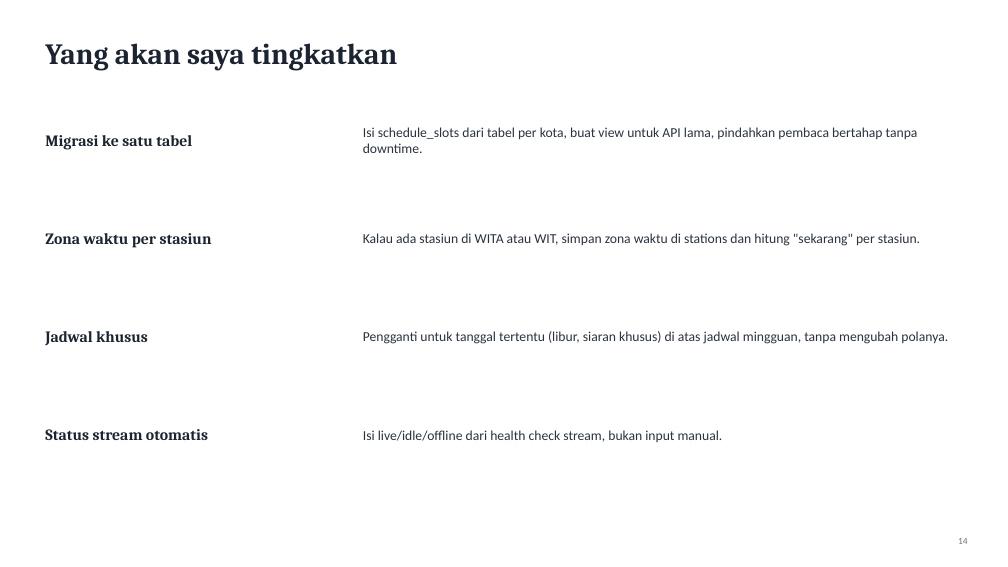
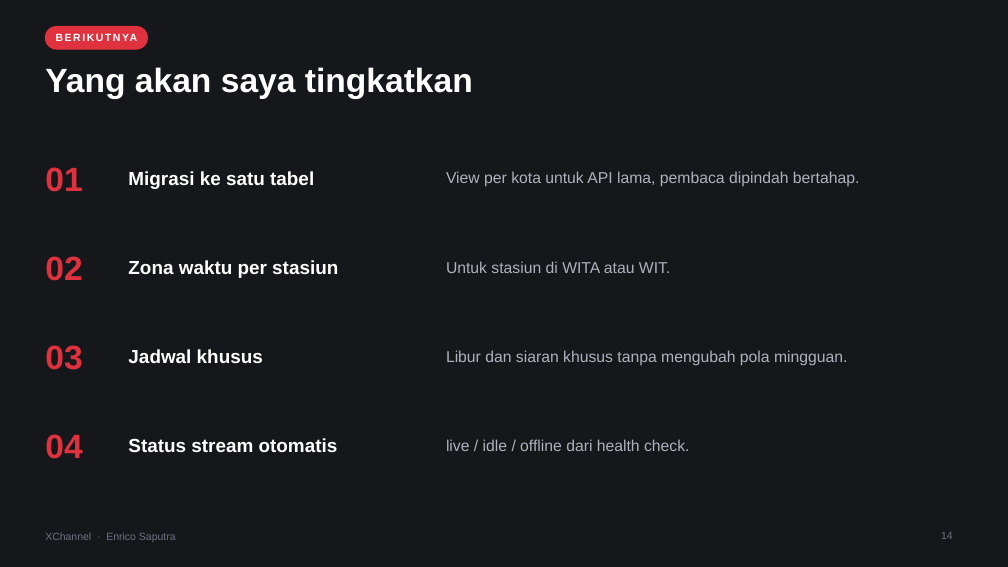
Before and after one commit to Enricosaputra/xchannel-dashboard-demo, a slide deck: slide 14 of docs/XChannel-presentasi.pptx. Drawn at 1008x567 pixels with LibreOffice and Linux fonts; fonts in the diff are those of the drawing. Boxes give left, top, right and bottom in pixels: in the first picture for what was removed or moved away, otherwise in the second. Text is boxed around its words. In the diff, an @@ line names an element or a change of style, - is before the commit and + after.

```diff
--- a/docs/XChannel-presentasi.pptx
+++ b/docs/XChannel-presentasi.pptx
@@ background #FFFFFF to #16171B @@
@@ rounded rectangle added at box(45, 26, 147, 49), fill #E0313E, outline #E0313E 1 pt @@
@@ text added at box(45, 26, 147, 49), 10 pt, text #FFFFFF, bold @@
+BERIKUTNYA
@@ title "Yang akan saya tingkatkan": place and size @@
-title "Yang akan saya tingkatkan" at box(45, 43, 397, 71)
+title "Yang akan saya tingkatkan" at box(45, 67, 473, 99)
@@ title "Yang akan saya tingkatkan" at box(45, 67, 473, 99): size 28 to 32 pt, font Cambria to Arial, text colour #1B2430 to #FFFFFF; vertical alignment middle to top @@
@@ size 15 to 18 pt, font Cambria to Arial, text colour #1B2430 to #FFFFFF in 4 elements at box(128, 438, 338, 453), box(128, 349, 263, 363), box(128, 260, 338, 278), box(128, 171, 314, 189) @@
@@ text "Migrasi ke satu tabel": place and size @@
-text "Migrasi ke satu tabel" at box(45, 135, 192, 150)
+text "Migrasi ke satu tabel" at box(128, 171, 314, 189)
@@ text added at box(45, 167, 82, 192), 32 pt, text #E0313E, bold @@
+01
@@ text at box(446, 171, 859, 187): text changed; size 13 to 15 pt; font Calibri to Arial; text colour #2B3340 to #AEB2BC @@
-Isi schedule_slots dari tabel per kota, buat view untuk API lama, pindahkan pembaca bertahap tanpa downtime.
+View per kota untuk API lama, pembaca dipindah bertahap.
@@ text "Zona waktu per stasiun": place and size @@
-text "Zona waktu per stasiun" at box(45, 233, 212, 248)
+text "Zona waktu per stasiun" at box(128, 260, 338, 278)
@@ text added at box(45, 256, 82, 281), 32 pt, text #E0313E, bold @@
+02
@@ text at box(446, 261, 670, 273): text changed; size 13 to 15 pt; font Calibri to Arial; text colour #2B3340 to #AEB2BC @@
-Kalau ada stasiun di WITA atau WIT, simpan zona waktu di stations dan hitung "sekarang" per stasiun.
+Untuk stasiun di WITA atau WIT.
@@ text "Jadwal khusus": place and size @@
-text "Jadwal khusus" at box(45, 331, 148, 346)
+text "Jadwal khusus" at box(128, 349, 263, 363)
@@ text added at box(45, 345, 82, 370), 32 pt, text #E0313E, bold @@
+03
@@ text at box(446, 350, 847, 366): text changed; size 13 to 15 pt; font Calibri to Arial; text colour #2B3340 to #AEB2BC @@
-Pengganti untuk tanggal tertentu (libur, siaran khusus) di atas jadwal mingguan, tanpa mengubah polanya.
+Libur dan siaran khusus tanpa mengubah pola mingguan.
@@ text "Status stream otomatis": place and size @@
-text "Status stream otomatis" at box(45, 429, 208, 440)
+text "Status stream otomatis" at box(128, 438, 338, 453)
@@ text added at box(45, 434, 82, 459), 32 pt, text #E0313E, bold @@
+04
@@ text at box(446, 439, 689, 451): text changed; size 13 to 15 pt; font Calibri to Arial; text colour #2B3340 to #AEB2BC @@
-Isi live/idle/offline dari health check stream, bukan input manual.
+live / idle / offline dari health check.
@@ text added at box(45, 532, 176, 542), 10 pt, text #6E7383 @@
+XChannel · Enrico Saputra
@@ page number: place and size @@
-page number at box(958, 538, 968, 544)
+page number at box(941, 532, 953, 539)
@@ page number at box(941, 532, 953, 539): size 9 to 10 pt, font Calibri to Arial, text colour #6B7480 to #6E7383; vertical alignment middle to top @@
```
Also in this commit, not shown: 14 other slides changed, 7 other files.
